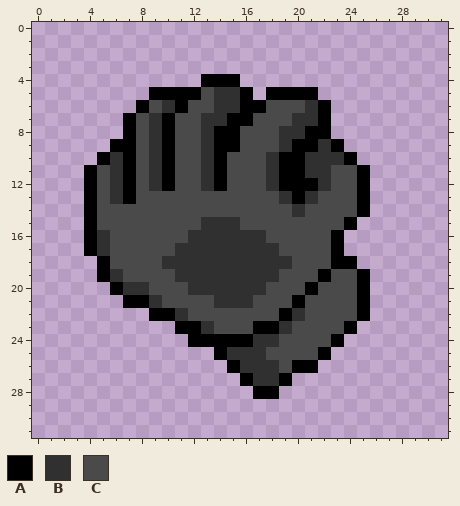
Pixel-art sprite: Smaug4/Assets/_Game/Arts/Sprites/UI/Cursors/cursor_click.png. The first picture shows the starting point.
The file is 32x32 pixels.
Palette (. is transparent): A #000000  B #303030  C #4a4a4a
Pixels before, first column x 4:
 4 .........AAA..........
 5 .....AAAACBBA.AAAA....
 6 ....ACBACCBBAACCCBA...
 7 ...ACBACCBBAACCCBBA...
 8 ...ACBACCBAACCCBBAA...
 9 ..AACBACCBAACCCBAABA..
10 .ABACBACCBACCCBAABBBA.
11 ACBACBACCBACCCBAABBCCA
12 ACBACBACCBACCCBAAABCCA
13 ACBACCCCCCCCCCCBABCCCA
14 ACCCCCCCCCCCCCCCBCCCCA
15 ACCCCCCCCBBBCCCCCCCCA.
16 ABCCCCCCBBBBBBCCCCCA..
17 ABCCCCCBBBBBBBBCCCCA..
18 .ACCCCBBBBBBBBBBCCCAA.
19 .ABCCCCBBBBBBBBCCCACCA
20 ..ABBCCCBBBBBBCCCACCCA
21 ...AABCCCCBBBCCCACCCCA
22 .....AABCCCCCCCABCCCCA
23 .......AABCCCAABCCCCA.
24 ........AAAAABBCCCCA..
25 ..........ABBBCCCCA...
26 ...........ABBBCAA....
27 ............ABBA......
28 .............AA.......
The same view after the edit:
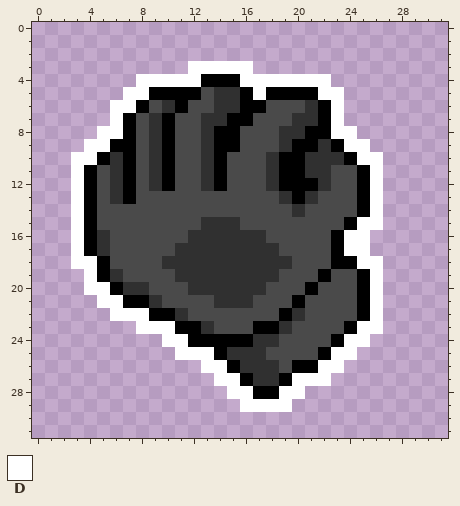
Colours new in this view: D #ffffff
What changed:
Changed rows in their new state; - is an unchanged pixel.
first column x 3:
 3 ---------DDDDD----------
 4 -----DDDDD---DDDDDDD----
 5 ----DD--------D----DD---
 6 ---DD---------------D---
 7 ---D----------------D---
 8 --DD----------------DD--
 9 -DD------------------DD-
10 DD--------------------DD
11 D----------------------D
12 D----------------------D
13 D----------------------D
14 D----------------------D
15 D---------------------DD
16 D--------------------DD-
17 D--------------------DD-
18 DD--------------------DD
19 -D---------------------D
20 -DD--------------------D
21 --DD-------------------D
22 ---DDD-----------------D
23 -----DDD--------------DD
24 -------DD------------DD-
25 --------DDD---------DD--
26 ----------DD-------DD---
27 -----------DD----DDD----
28 ------------DD--DD------
29 -------------DDDD-------
Boxes around the changes in both pictures, in picture pixels (x1, y1, x2, y2):
added: (71, 61, 383, 412)
